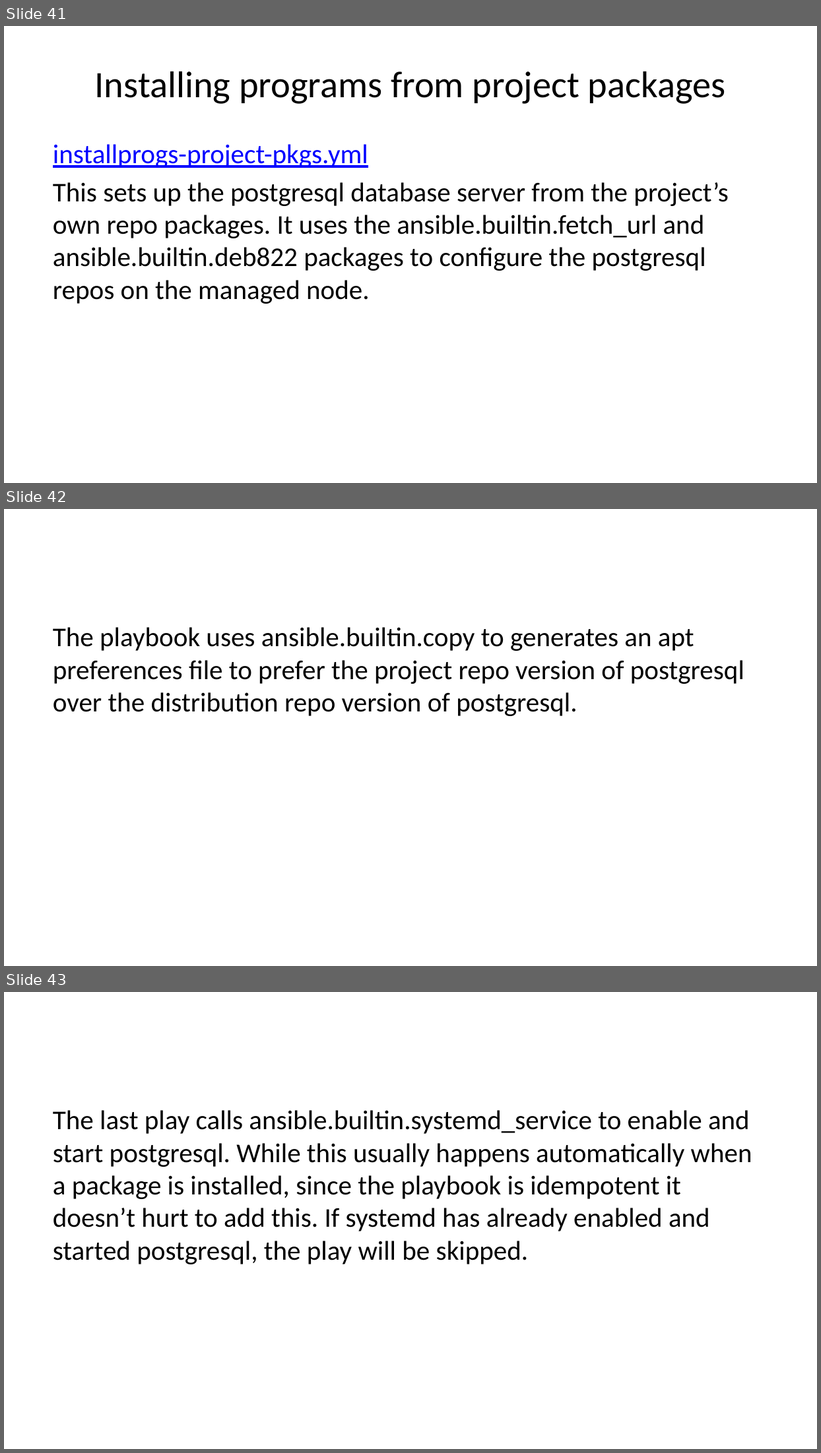
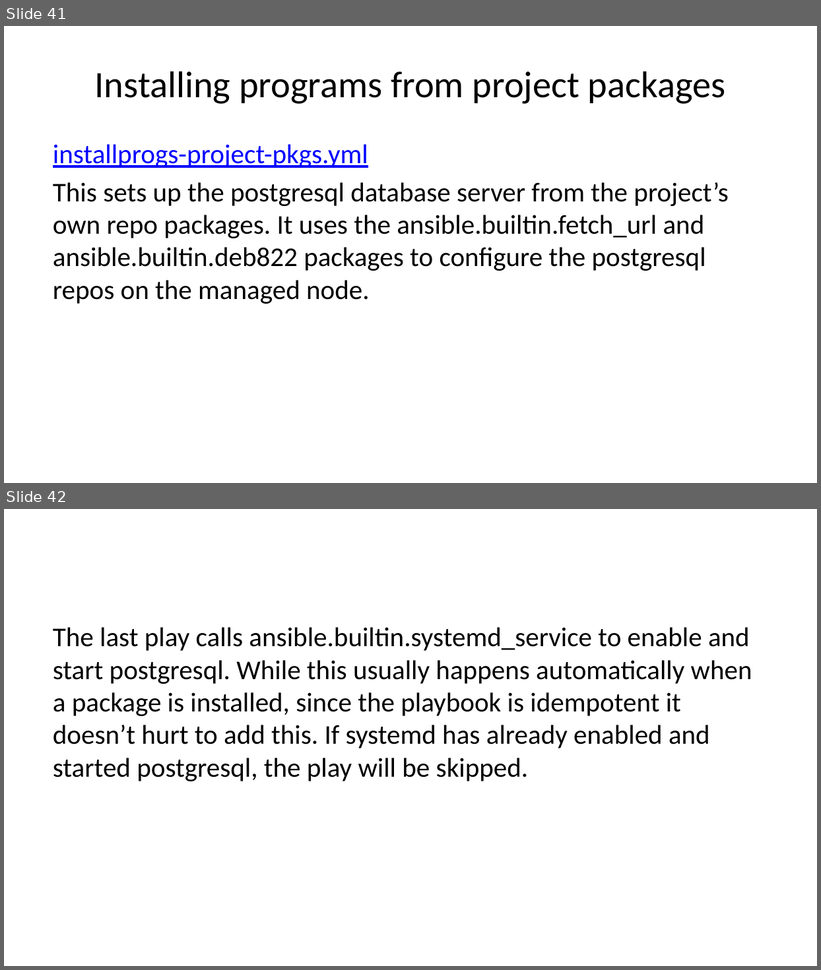
Before and after one commit to jjdavis5678/afti, a slide deck: slides.pptx. Shown one above the other, each under a label of ours: slides 41, 42 and 43 before the commit, slides 41 and 42 after it. The pictures are 821x1453 and 821x970 pixels, drawn with LibreOffice and Linux fonts; fonts in the diff are those of the drawing. Boxes give left, top, right and bottom in pixels: in the first picture for what was removed or moved away, otherwise in the second. Text is boxed around its words. In the diff, an @@ line names an element or a change of style, - is before the commit and + after.

```diff
--- a/slides.pptx
+++ b/slides.pptx
@@ slide 42 removed at [4,509,817,966], background #FFFFFF @@
@@ text removed at [53,627,745,716] @@
-The playbook uses ansible.builtin.copy to generates an apt preferences file to prefer the project repo version of postgresql over the distribution repo version of postgresql.
@@ what was slide 43 is now slide 42 @@
```
Also in this commit, not shown: 1 slide changed, 1 other file.
